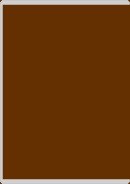
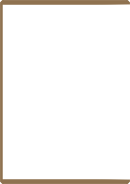
The second w=130, h=184 image is a revision of the first. Changes to its layers:
renamed "Capa 2" to "glow", showed it over left=95, top=4, right=130, bottom=180
renamed "Capa 4" to "gold", showed it, moved it above "white", painted on it over left=0, top=0, right=130, bottom=184
hid "white" over left=0, top=0, right=130, bottom=184
hid "Fondo" over left=0, top=0, right=130, bottom=184
